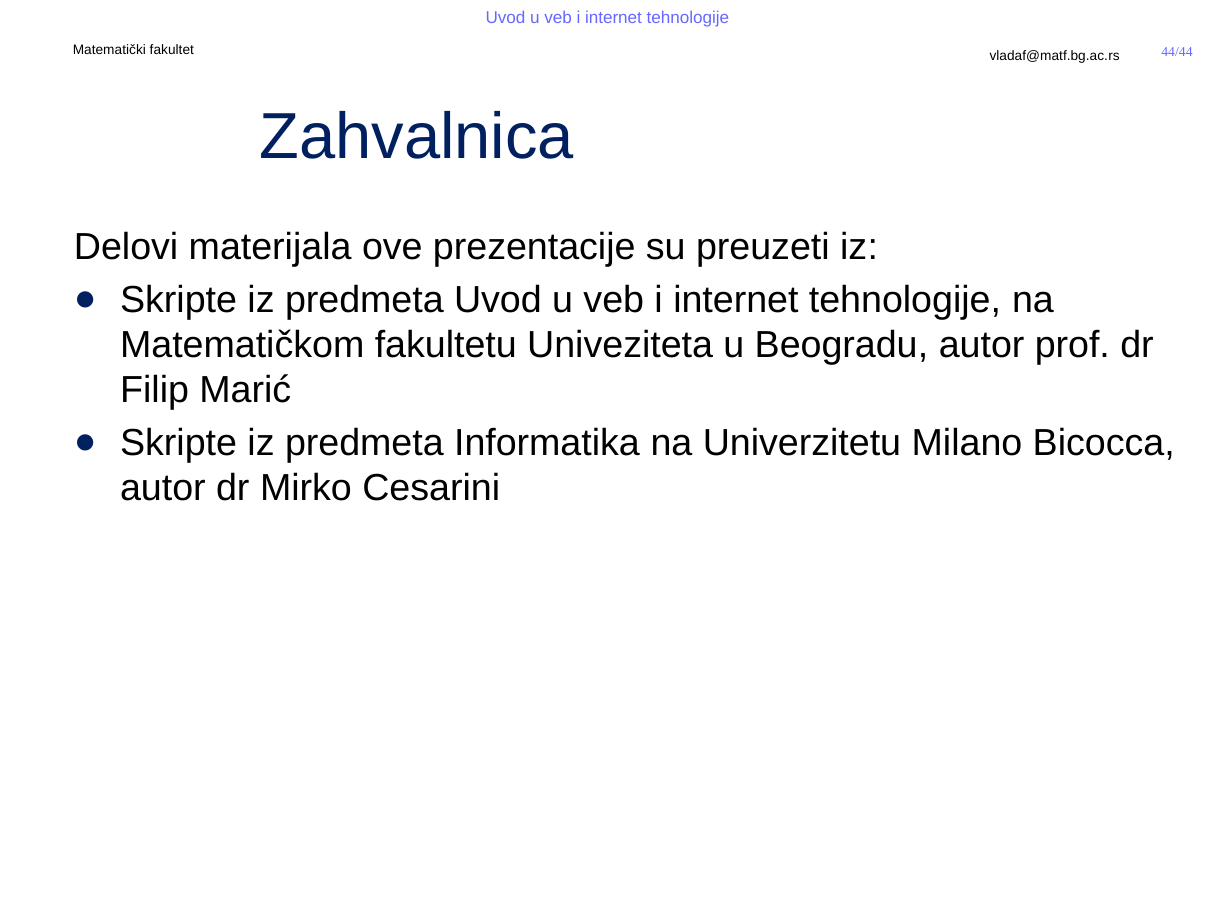
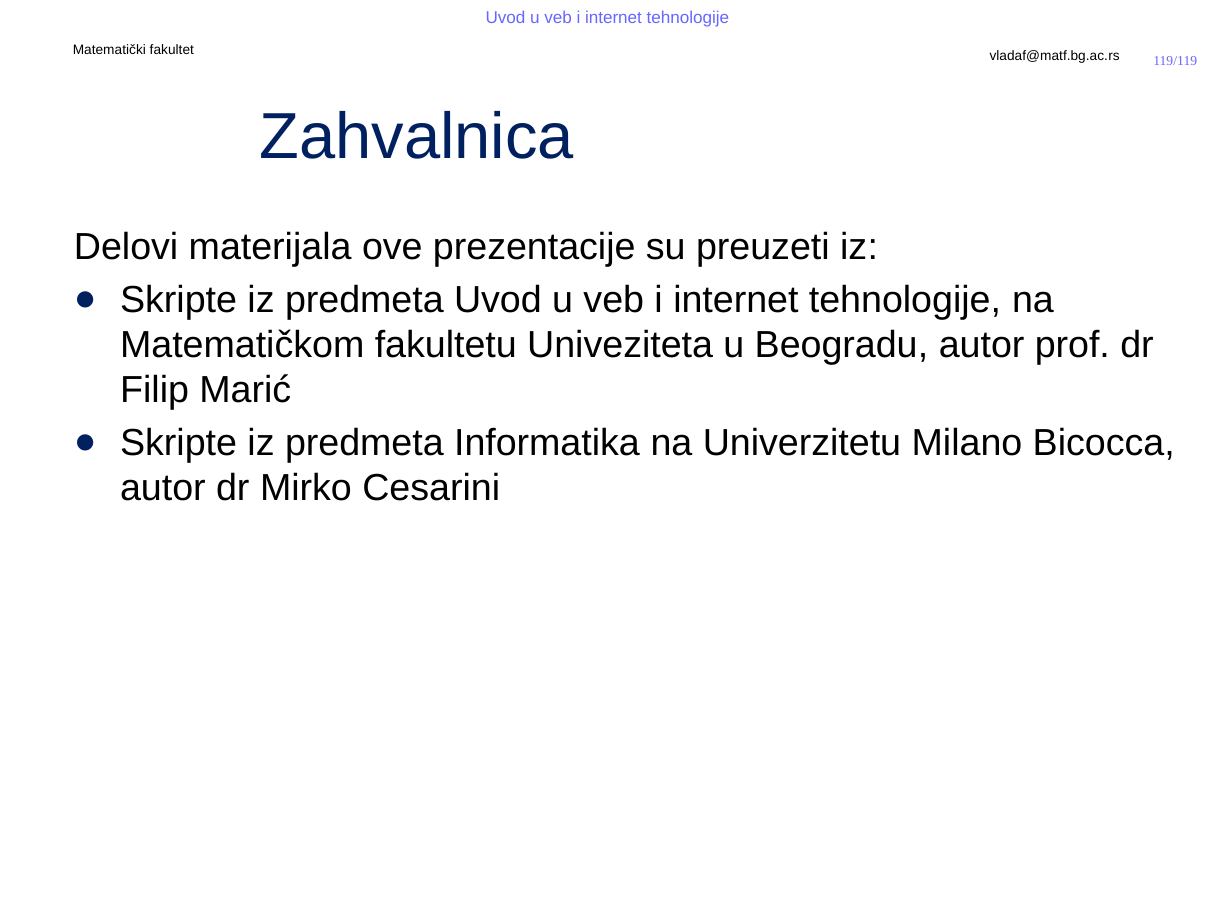
Before and after one commit to MatfUVIT/info, a slide deck: slide 119 of predavanja/prezentacije/UVIT02-01-Jezici za obelezavanje.pptx (slide 44 before the commit). Drawn at 1232x924 pixels with LibreOffice and Linux fonts; fonts in the diff are those of the drawing; background and template pictures are left out. Boxes give left, top, right and bottom in pixels: in the first picture for what was removed or moved away, otherwise in the second. Text is boxed around its words. In the diff, an @@ line names an element or a change of style, - is before the commit and + after.

```diff
--- a/predavanja/prezentacije/UVIT02-01-Jezici za obelezavanje.pptx
+++ b/predavanja/prezentacije/UVIT02-01-Jezici za obelezavanje.pptx
@@ page number added at [1153,56,1197,65], 8 pt, text #6767FF @@
+119/119
@@ page number removed at [1161,47,1192,56] @@
-44/44
```
Also in this commit, not shown: 1 other slide changed, 75 slides added, 2 other files.
